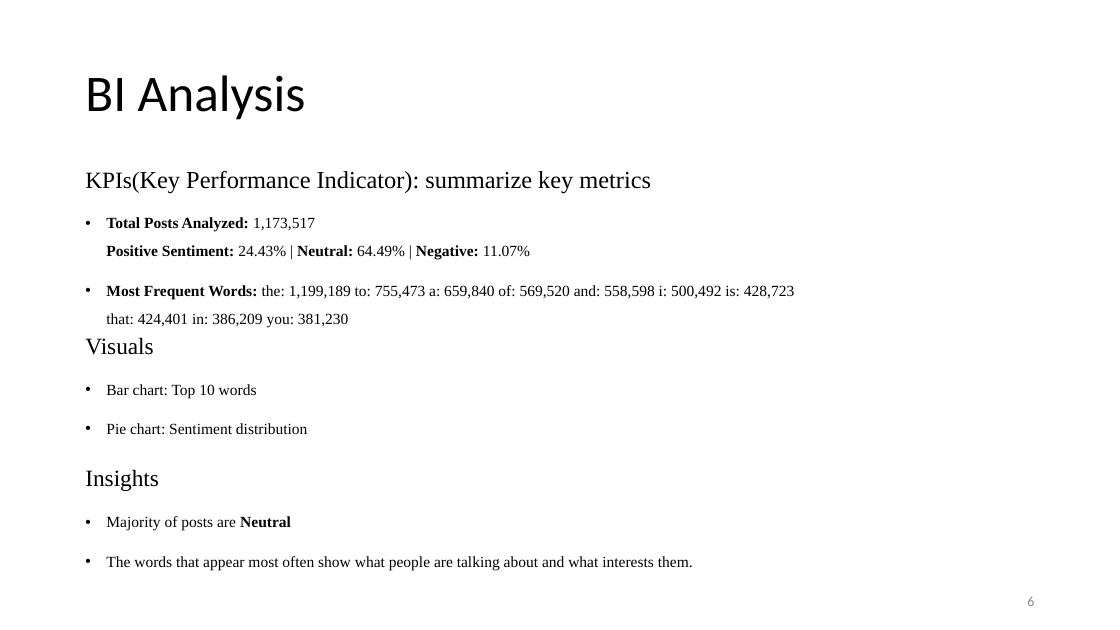
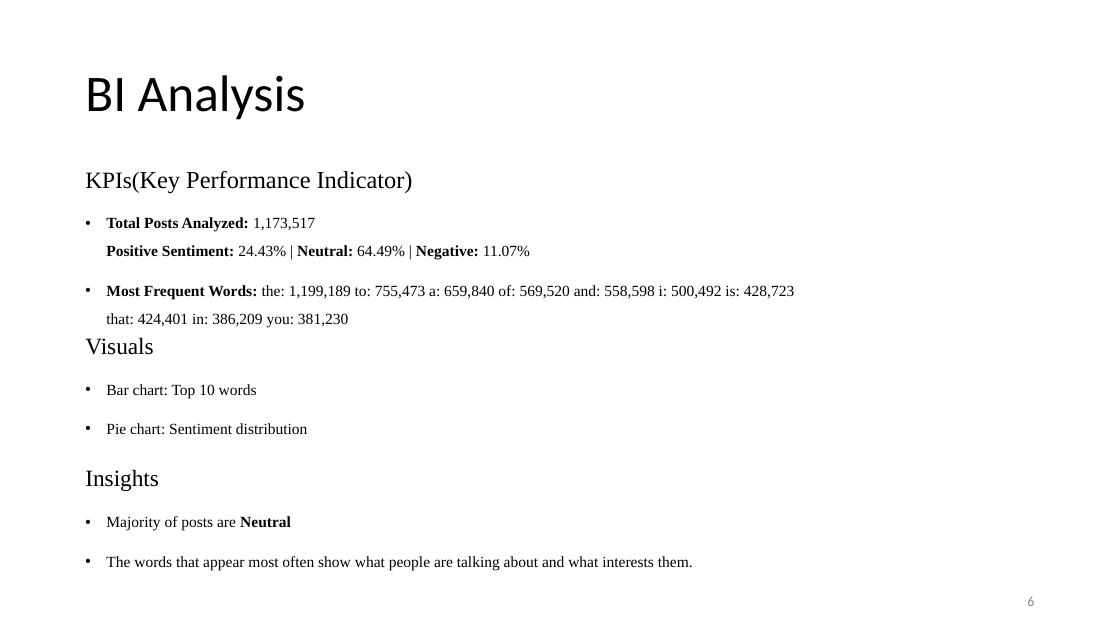
Before and after one commit to sol1927/ml, a slide deck: slide 7 of SOCIAL MEDIA SENTIMENT.pptx. Drawn at 1120x630 pixels with LibreOffice and Linux fonts; fonts in the diff are those of the drawing. Boxes give left, top, right and bottom in pixels: in the first picture for what was removed or moved away, otherwise in the second. Text is boxed around its words. In the diff, an @@ line names an element or a change of style, - is before the commit and + after.

```diff
--- a/SOCIAL MEDIA SENTIMENT.pptx
+++ b/SOCIAL MEDIA SENTIMENT.pptx
@@ text at (85,171,413,194): text changed @@
-KPIs(Key Performance Indicator): summarize key metrics
+KPIs(Key Performance Indicator)
```
Also in this commit, not shown: 4 other slides changed, 9 other files.
